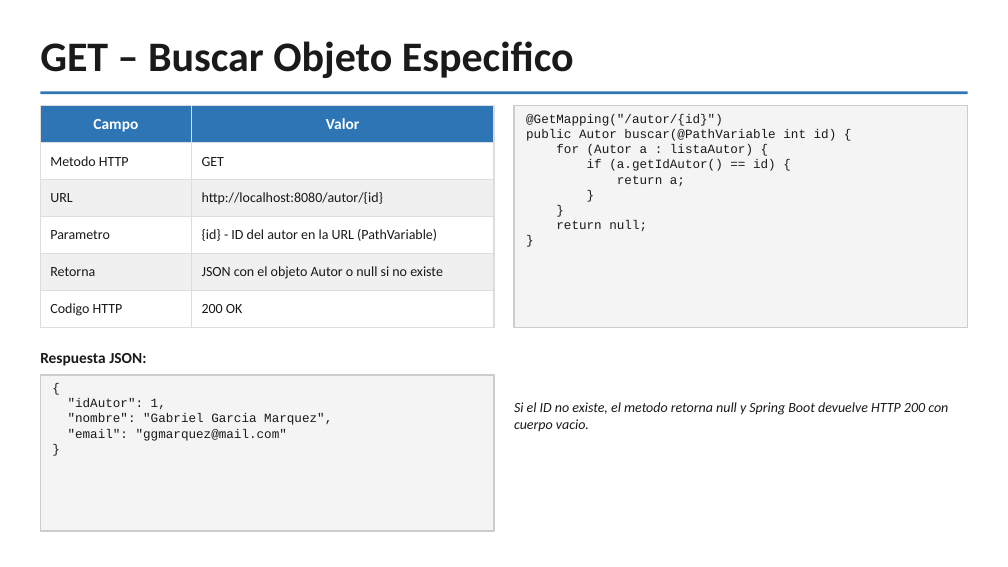
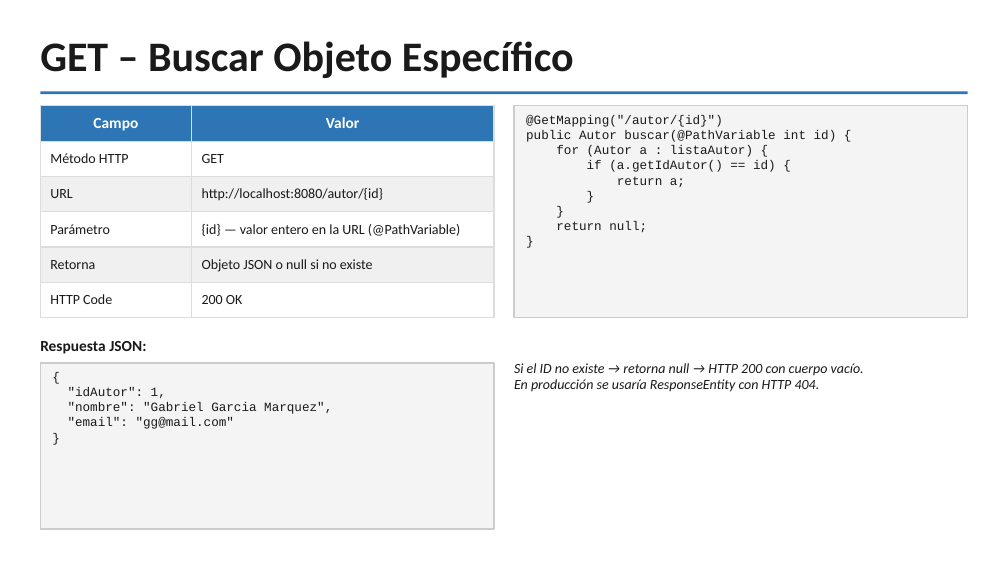
Before and after one commit to Mora1812/Metodologia_BookMora_Proyecto, a slide deck: slide 10 of BookMora_Presentacion.pptx. Drawn at 1008x567 pixels with LibreOffice and Linux fonts; fonts in the diff are those of the drawing. Boxes give left, top, right and bottom in pixels: in the first picture for what was removed or moved away, otherwise in the second. Text is boxed around its words. In the diff, an @@ line names an element or a change of style, - is before the commit and + after.

```diff
--- a/BookMora_Presentacion.pptx
+++ b/BookMora_Presentacion.pptx
@@ text at (40, 41, 574, 78): text changed @@
-GET – Buscar Objeto Especifico
+GET – Buscar Objeto Específico
@@ table at (40, 106, 494, 318) @@
-row 2, column 1: Metodo HTTP
+row 2, column 1: Método HTTP
-row 4, column 1: Parametro
+row 4, column 1: Parámetro
-row 4, column 2: {id} - ID del autor en la URL (PathVariable)
+row 4, column 2: {id} — valor entero en la URL (@PathVariable)
-row 5, column 2: JSON con el objeto Autor o null si no existe
+row 5, column 2: Objeto JSON o null si no existe
-row 6, column 1: Codigo HTTP
+row 6, column 1: HTTP Code
@@ rectangle: place and size @@
-rectangle at (514, 106, 968, 328)
+rectangle at (514, 106, 968, 318)
@@ text "Respuesta JSON:": place and size @@
-text "Respuesta JSON:" at (40, 353, 146, 366)
+text "Respuesta JSON:" at (40, 341, 146, 354)
@@ rectangle: place and size @@
-rectangle at (40, 375, 494, 531)
+rectangle at (40, 363, 494, 529)
@@ text "{": place and size @@
-text "{" at (68, 398, 332, 441)
+text "{" at (68, 387, 332, 429)
@@ text at (514, 363, 864, 392): text changed @@
-Si el ID no existe, el metodo retorna null y Spring Boot devuelve HTTP 200 con cuerpo vacio.
+Si el ID no existe → retorna null → HTTP 200 con cuerpo vacío.
+En producción se usaría ResponseEntity con HTTP 404.
@@ text at (68, 417, 234, 429): text changed @@
-"email": "ggmarquez@mail.com"
+"email": "gg@mail.com"
```
Also in this commit, not shown: 11 other slides changed, 2 slides added, 2 slides removed, 7 other files.
